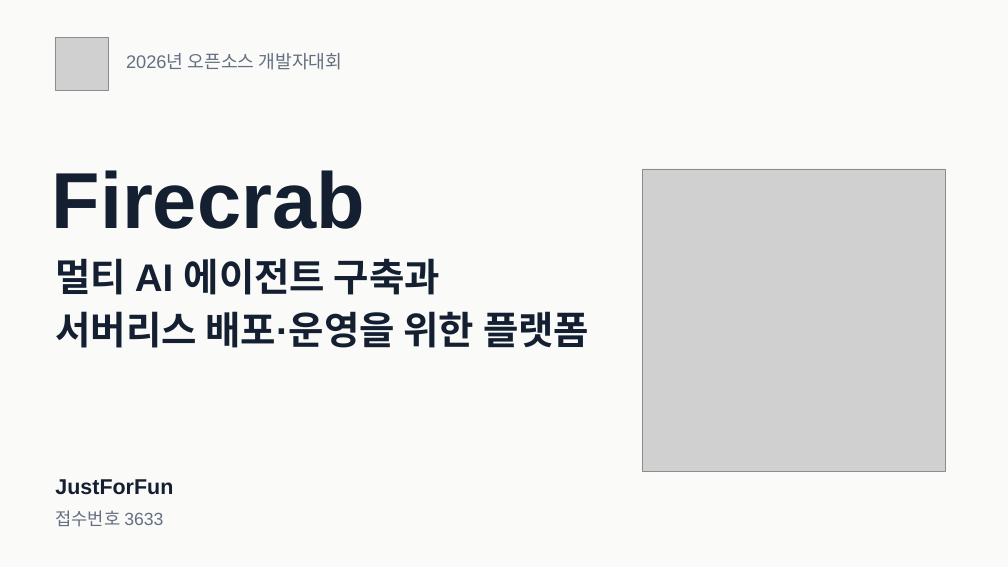
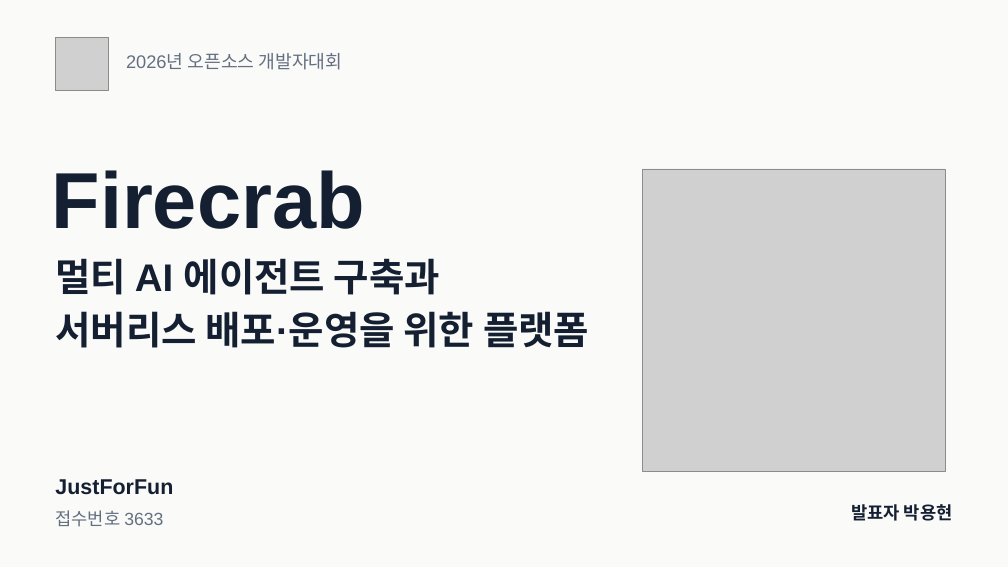
Before and after one commit to SteelCrab/Firecrab-pptx, a slide deck: slide 1 of output/Firecrab_3633_제출자료/제출파일/2026 오픈소스 개발자대회 2차 평가 발표 자료_3633_JustForFun.pptx. Drawn at 1008x567 pixels with LibreOffice and Linux fonts; fonts in the diff are those of the drawing; grey boxes stand for pictures. Boxes give left, top, right and bottom in pixels: in the first picture for what was removed or moved away, otherwise in the second. Text is boxed around its words. In the diff, an @@ line names an element or a change of style, - is before the commit and + after.

```diff
--- a/output/Firecrab_3633_제출자료/제출파일/2026 오픈소스 개발자대회 2차 평가 발표 자료_3633_JustForFun.pptx
+++ b/output/Firecrab_3633_제출자료/제출파일/2026 오픈소스 개발자대회 2차 평가 발표 자료_3633_JustForFun.pptx
@@ text added at (851, 504, 953, 521), 21 pt, text #142032, bold @@
+발표자 박용현
```
Also in this commit, not shown: 5 other slides changed, 4 slides added, 4 slides removed, 32 other files.
